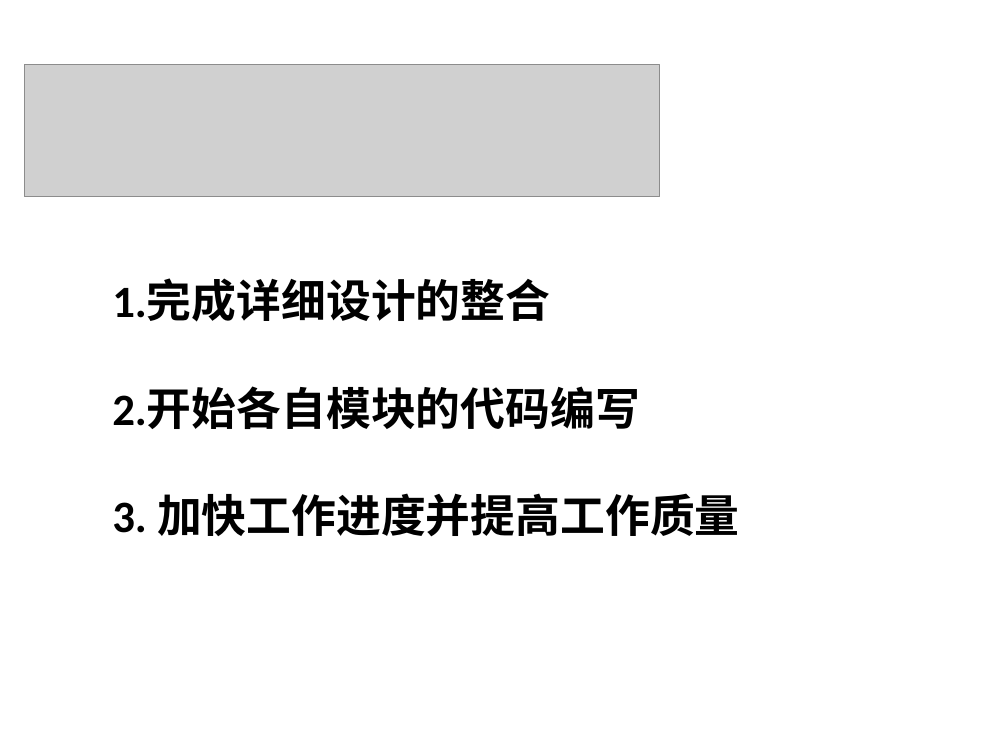
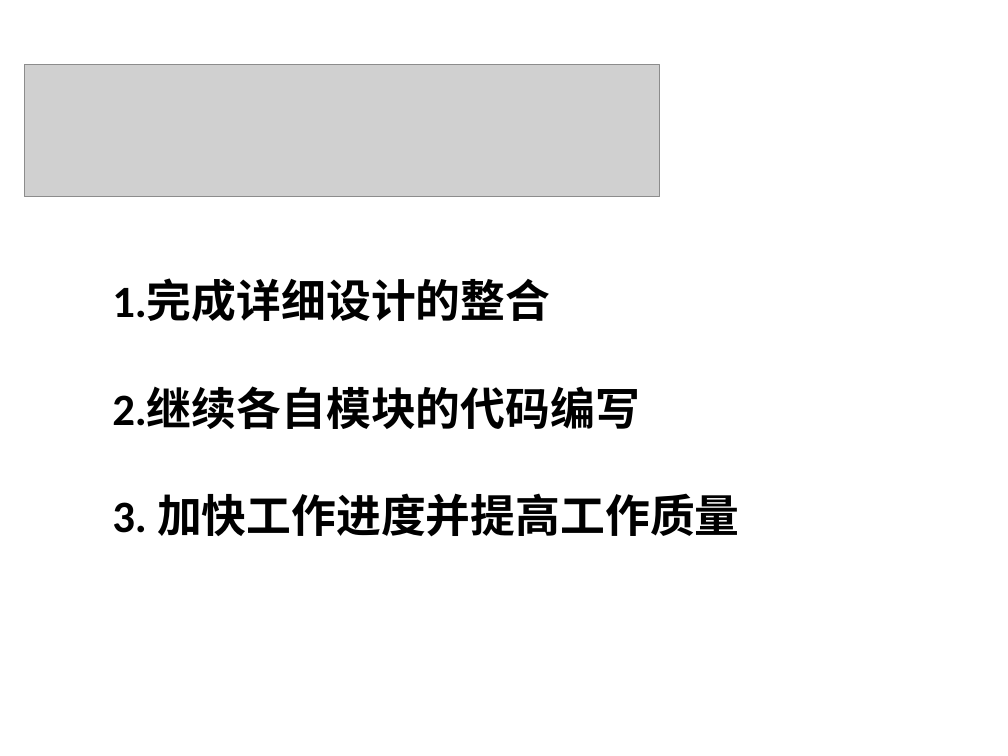
Before and after one commit to yaxing/sherry-forus, a slide deck: slide 6 of 项目相关文档/Sherry/项目监控/项目进展报告/项目报告_2009-11-12_Forus.ppt. Drawn at 1008x756 pixels with LibreOffice and Linux fonts; fonts in the diff are those of the drawing; grey boxes stand for pictures; background and template pictures are left out. Boxes give left, top, right and bottom in pixels: in the first picture for what was removed or moved away, otherwise in the second. Text is boxed around its words. In the diff, an @@ line names an element or a change of style, - is before the commit and + after.

```diff
--- a/项目相关文档/Sherry/项目监控/项目进展报告/项目报告_2009-11-12_Forus.ppt
+++ b/项目相关文档/Sherry/项目监控/项目进展报告/项目报告_2009-11-12_Forus.ppt
@@ text at [112,388,640,429]: text changed @@
-2.开始各自模块的代码编写
+2.继续各自模块的代码编写
```
